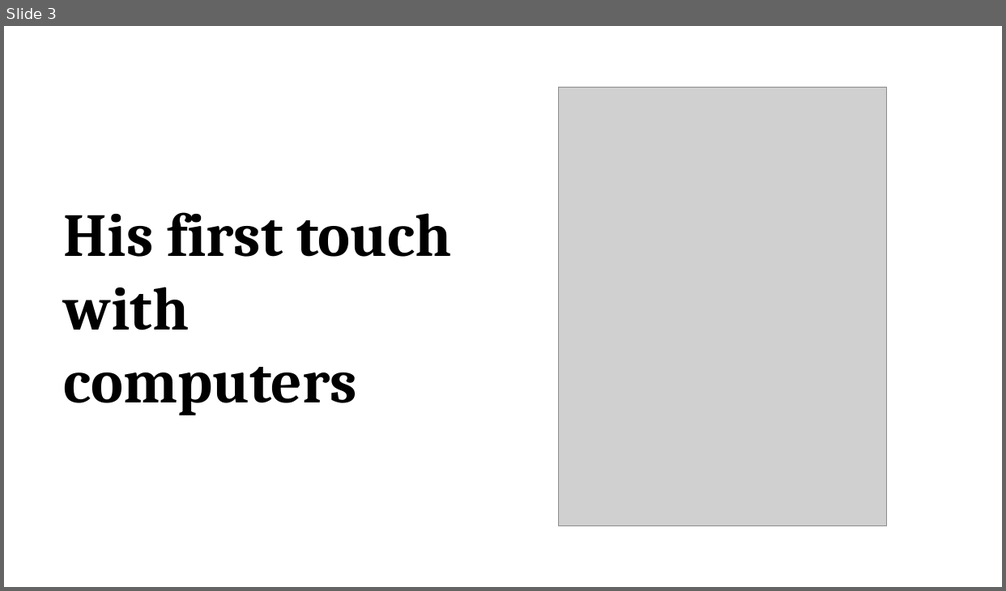
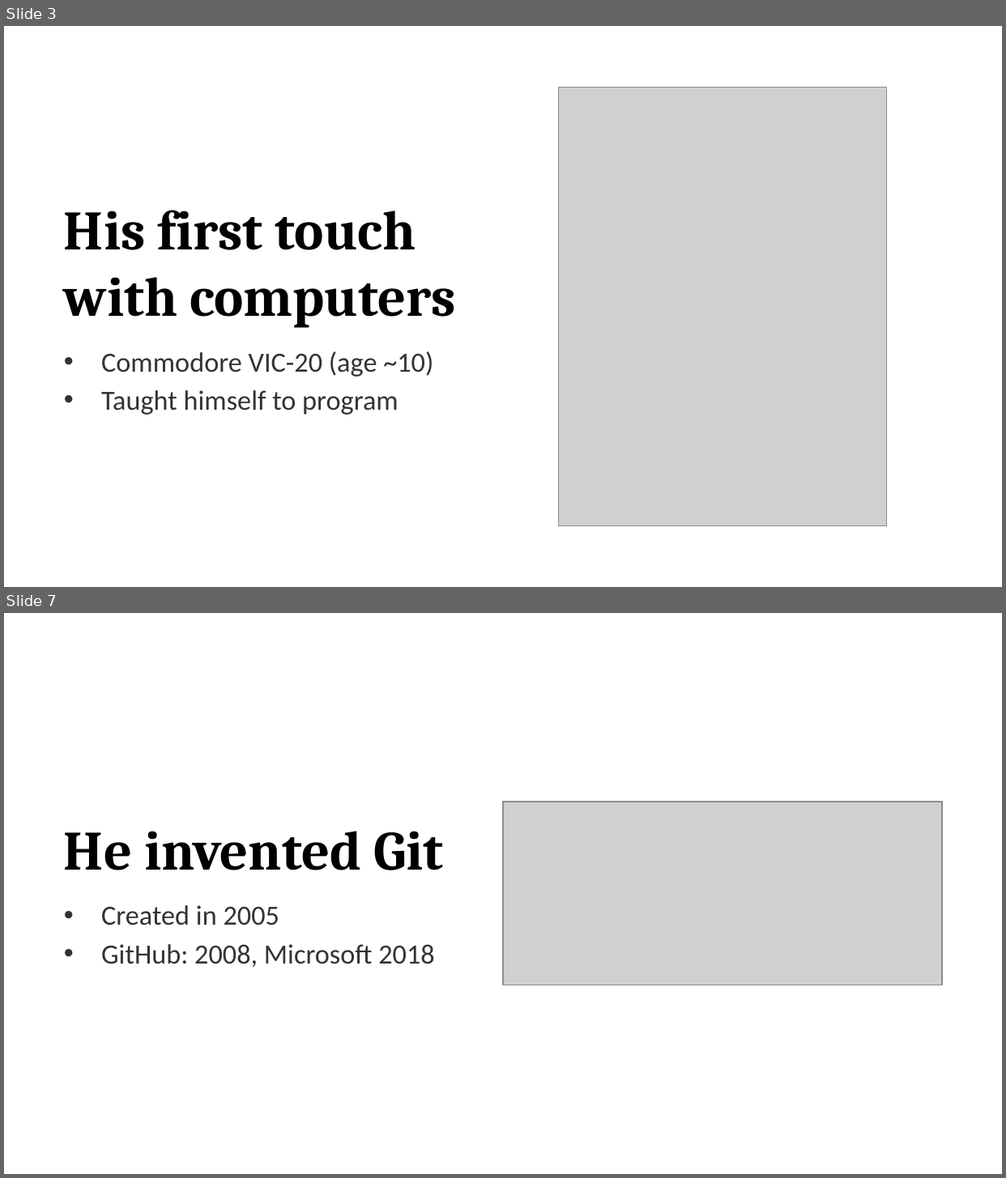
Before and after one commit to promilek2/Najs, a slide deck: Linus_Torvalds.pptx. Shown one above the other, each under a label of ours: slide 3 before the commit, slides 3 and 7 after it; the slides between them are not shown. The pictures are 1006x591 and 1006x1178 pixels, drawn with LibreOffice and Linux fonts; fonts in the diff are those of the drawing; grey boxes stand for pictures. Boxes give left, top, right and bottom in pixels: in the first picture for what was removed or moved away, otherwise in the second. Text is boxed around its words. In the diff, an @@ line names an element or a change of style, - is before the commit and + after.

```diff
--- a/Linus_Torvalds.pptx
+++ b/Linus_Torvalds.pptx
@@ slide 7 added at [4, 613, 1002, 1174], background #FFFFFF @@
@@ picture added at [503, 802, 942, 986] @@
@@ text added at [64, 831, 443, 967], 20 pt, text #333333 @@
+He invented Git
+• Created in 2005
+• GitHub: 2008, Microsoft 2018
@@ slide 3 changed as well @@
@@ text at [64, 210, 456, 328]: size 44 to 40 pt in "His first touch with computers"; more space between paragraphs @@
@@ text at [101, 352, 433, 415]: paragraphs added @@
+• Commodore VIC-20 (age ~10)
+• Taught himself to program
```
Also in this commit, not shown: 5 other slides changed, 1 other slide added, 2 slides removed, 2 other files.
